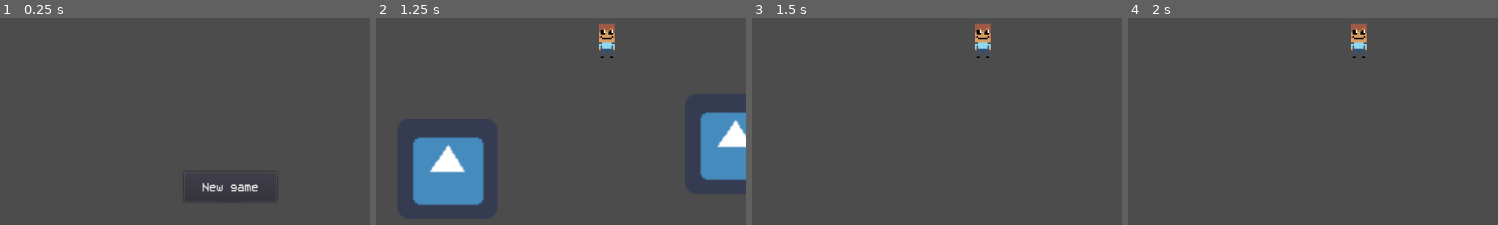
Above: before the commit, frames 1-4 (left to right).
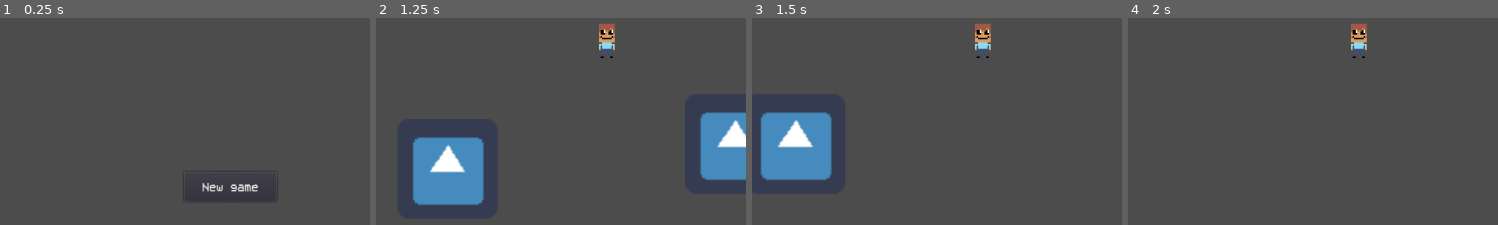
Above: after the commit, the same moments.

Repository: CodeScratcher/Multiplayer-Fighter
Game: Godot game, scene res://Scenes/Playable/Main Menu.tscn
The game is run twice, just before and just after one commit, with the same random seed, the same clock (stepped at 60 frames per second) and the same inputs. The engine's default icon, where the game draws it, is replaced by a stand-in: a white triangle on a blue panel in a dark square.
Inputs:
- Up to frame 1 (0.25 s): no input
- Up to frame 2 (1.25 s): click "New game" at 0.5 s
- Up to frame 3 (1.5 s): tap Enter at 1.25 s; hold Right (right) from 1.28 s (still down); hold Shift (run) from 1.28 s (still down)
- Up to frame 4 (2 s): keep holding Right (right); keep holding Shift (run)
The pictures show only the part of the screen within x 19-69%, y 50-100%; the shares and areas given below are measured in that part.

Frames 1-2 are identical in both runs. In frame 3, 6.3% of the frame differs, in the area x 2-22%, y 45-79%; in frame 4, nothing differs.

Commit message:
Changed max walk speed and max run speen on player

Diff:
--- a/Scenes/Building Blocks/Player.tscn
+++ b/Scenes/Building Blocks/Player.tscn
@@ -10,6 +10,8 @@
 
 [node name="KinematicBody2D" type="KinematicBody2D" parent="."]
 script = ExtResource( 2 )
+max_speed = 1
+max_run_speed = 2
 
 [node name="Sprite" type="Sprite" parent="KinematicBody2D"]
 texture = ExtResource( 1 )
